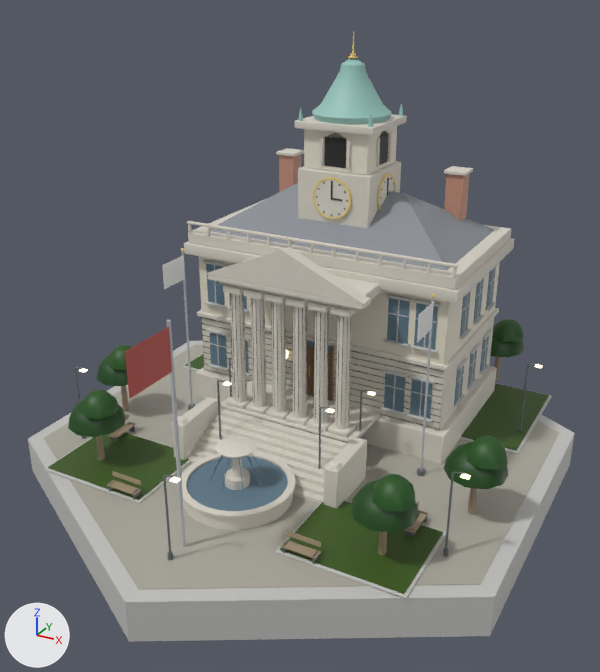
The glTF model native/godot/assets/art/blender/cityHall_us.glb: old version first, new version second.
Before and after are seen from a 50 mm lens placed at (15.6, -28.6, 19.3), pointed at (0.4, -0.9, 5.4). The axes (+X, +Y, +Z) are drawn at lower left. The lights are the same throughout. The first picture is the older version. Vertices at exactly the same position are counted once.

Names of what the first picture shows: 'copper', 'dark', 'glass', 'glow_warm', 'leaf', 'paint', 'pavers', 'plaster', 'roof_slate', 'stone', 'turf', 'wall_concrete', 'wood' and 5 more.
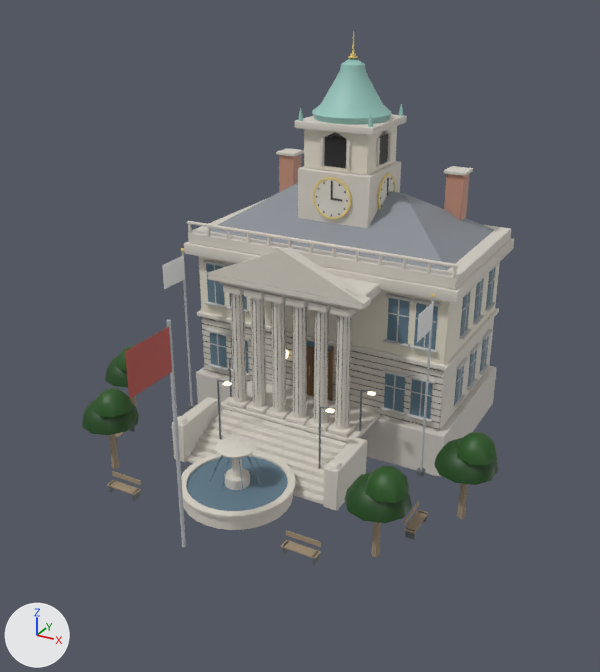
Changed parts and their boxes [x1, y1, x2, y2] in the pictures (600 x 672 px; the box of a moved part takes in the faces that stretch with it):
'wall_concrete', reshaped
    before: [28, 260, 575, 642]
    after: [203, 260, 499, 422]
'pavers', deleted
    before: [43, 345, 559, 590]
'turf', deleted
    before: [48, 353, 549, 594]
'leaf', reshaped (9% narrower, 17% shorter)
    before: [68, 319, 524, 533]
    after: [82, 346, 498, 523]
'glow_warm', reshaped
    before: [79, 351, 543, 483]
    after: [222, 351, 376, 413]
part 1 of me_glow_warm, deleted
    before: [79, 364, 543, 483]
part 2 of me_leaf, moved or reshaped
    before: [68, 400, 126, 437]
    after: [82, 398, 139, 435]
part 3 of me_leaf, moved or reshaped
    before: [80, 389, 119, 419]
    after: [93, 388, 133, 417]
part 4 of me_leaf, moved or reshaped
    before: [350, 479, 419, 533]
    after: [344, 471, 412, 523]
part 5 of me_leaf, moved or reshaped
    before: [372, 474, 416, 512]
    after: [365, 466, 409, 503]
part 6 of me_leaf, moved or reshaped (not visible afterwards)
    before: [490, 326, 524, 357]
part 7 of me_leaf, moved or reshaped (not visible afterwards)
    before: [493, 319, 524, 342]
part 8 of me_leaf, moved or reshaped
    before: [97, 356, 128, 386]
    after: [105, 356, 128, 387]
part 9 of me_leaf, moved or reshaped
    before: [107, 345, 132, 370]
    after: [116, 346, 134, 371]
part 10 of me_leaf, moved or reshaped
    before: [444, 442, 508, 489]
    after: [434, 438, 498, 485]
part 11 of me_leaf, moved or reshaped
    before: [467, 436, 508, 470]
    after: [457, 432, 497, 466]
part 12 of me_wall_concrete, deleted
    before: [44, 432, 191, 504]
part 13 of me_wall_concrete, deleted (mostly hidden)
    before: [182, 353, 203, 371]
part 14 of me_wall_concrete, deleted
    before: [275, 500, 446, 599]
part 15 of me_wall_concrete, deleted
    before: [460, 383, 552, 454]
part 16 of me_wall_concrete, deleted
    before: [28, 341, 575, 642]

What the commit changed:
me_glow_warm is used by ob_glow_warm; location (0.0, 0.0, 0.0).
me_glow_warm had 96 vertices, 144 faces and spanned x -8.2..9.1, y -9.9..9.9, z 3.3..3.6.
me_glow_warm now has 48 vertices, 72 faces and spans x -2.9..3.8, y -3.1..1.0, z 3.3..3.6.
me_glow_warm part 1: 6 loose pieces with 48 vertices, spanning x -8.2..9.1, y -9.9..9.9, z 3.6, are deleted.
me_leaf is used by ob_leaf; location (0.0, 0.0, 0.0).
me_leaf had 396 vertices, 660 faces and spanned x -9.6..9.7, y -7.2..10.7, z 2.0..3.7.
me_leaf now has 396 vertices, 660 faces and spans x -9.2..9.3, y -6.8..8.2, z 2.0..3.7.
me_leaf part 2: the loose piece of 41 vertices spanning x -7.6..-5.4, y -7.2..-4.8, z 2.0..3.1 is moved by (0.4, 0.4, 0.0).
me_leaf part 3: the loose piece of 25 vertices spanning x -6.9..-5.3, y -7.0..-5.4, z 2.8..3.7 is moved by (0.4, 0.4, 0.0).
me_leaf part 4: the loose piece of 41 vertices spanning x 5.4..7.6, y -7.2..-4.8, z 2.0..3.1 is moved by (-0.4, 0.4, 0.0).
me_leaf part 5: the loose piece of 25 vertices spanning x 6.1..7.7, y -7.0..-5.4, z 2.8..3.7 is moved by (-0.4, 0.4, 0.0).
me_leaf part 6: the loose piece of 41 vertices spanning x 4.9..7.1, y 8.3..10.7, z 2.0..3.1 is moved by (-1.6, -2.5, 0.0).
me_leaf part 7: the loose piece of 25 vertices spanning x 5.6..7.2, y 8.5..10.1, z 2.8..3.7 is moved by (-1.6, -2.5, 0.0).
me_leaf part 8: the loose piece of 41 vertices spanning x -9.6..-7.4, y -3.2..-0.8, z 2.0..3.1 is moved by (0.4, 0.1, 0.0).
me_leaf part 9: the loose piece of 25 vertices spanning x -8.9..-7.3, y -3.0..-1.4, z 2.8..3.7 is moved by (0.4, 0.1, 0.0).
me_leaf part 10: the loose piece of 41 vertices spanning x 7.4..9.6, y -3.2..-0.8, z 2.0..3.1 is moved by (-0.4, 0.1, 0.0).
me_leaf part 11: the loose piece of 25 vertices spanning x 8.1..9.7, y -3.0..-1.4, z 2.8..3.7 is moved by (-0.4, 0.1, 0.0).
Other edits to the shape of me_leaf do not show in these pictures.
me_wall_concrete is used by ob_wall_concrete; location (0.0, 0.0, 0.0).
me_wall_concrete had 1924 vertices, 3376 faces and spanned x -10.7..10.7, y -12.3..12.3, z -1.6..8.5.
me_wall_concrete now has 1816 vertices, 3180 faces and spans x -6.2..6.2, y 0.8..8.2, z 1.9..8.5.
me_wall_concrete part 12: the loose piece of 24 vertices spanning x -8.1..-3.1, y -7.7..-3.7, z 0.1..0.2 is deleted.
me_wall_concrete part 13: the loose piece of 24 vertices spanning x -8.9..-2.9, y 3.1..9.1, z 0.1..0.2 is deleted.
me_wall_concrete part 14: the loose piece of 24 vertices spanning x 3.1..8.1, y -7.7..-3.7, z 0.1..0.2 is deleted.
me_wall_concrete part 15: the loose piece of 24 vertices spanning x 2.9..8.9, y 3.1..9.1, z 0.1..0.2 is deleted.
me_wall_concrete part 16: the loose piece of 12 vertices spanning x -10.7..10.7, y -12.3..12.3, z -1.6..0.1 is deleted.
Object 'pavers' (ob_pavers) is deleted.
Object 'turf' (ob_turf) is deleted.
